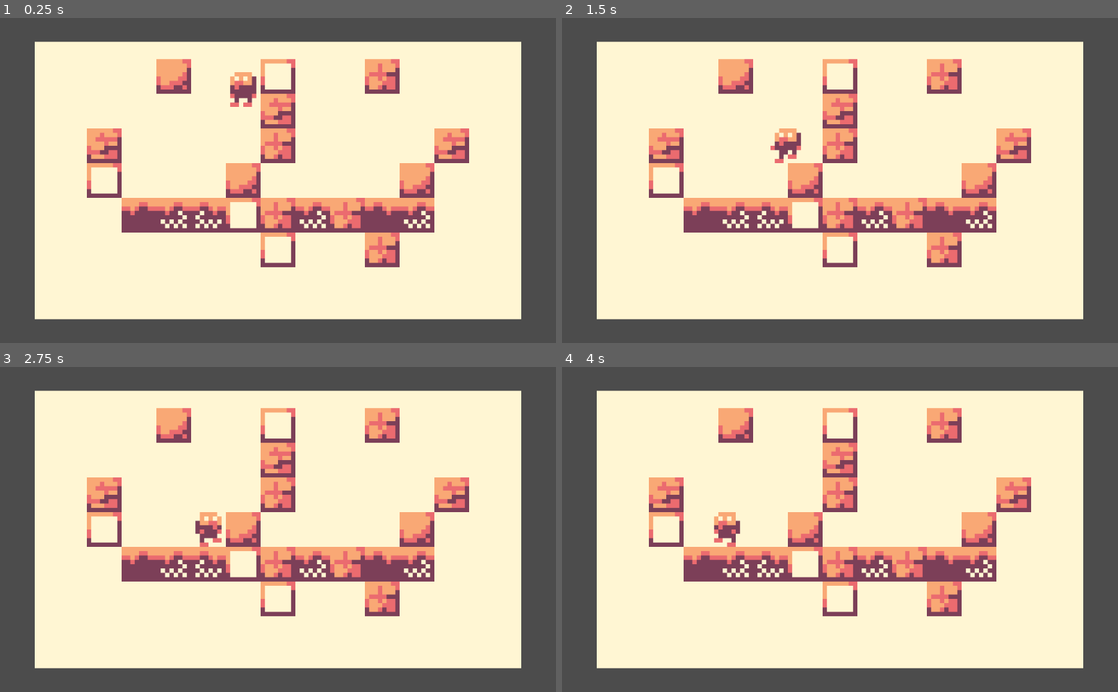
Above: before the commit, frames 1-4 (two rows, left to right).
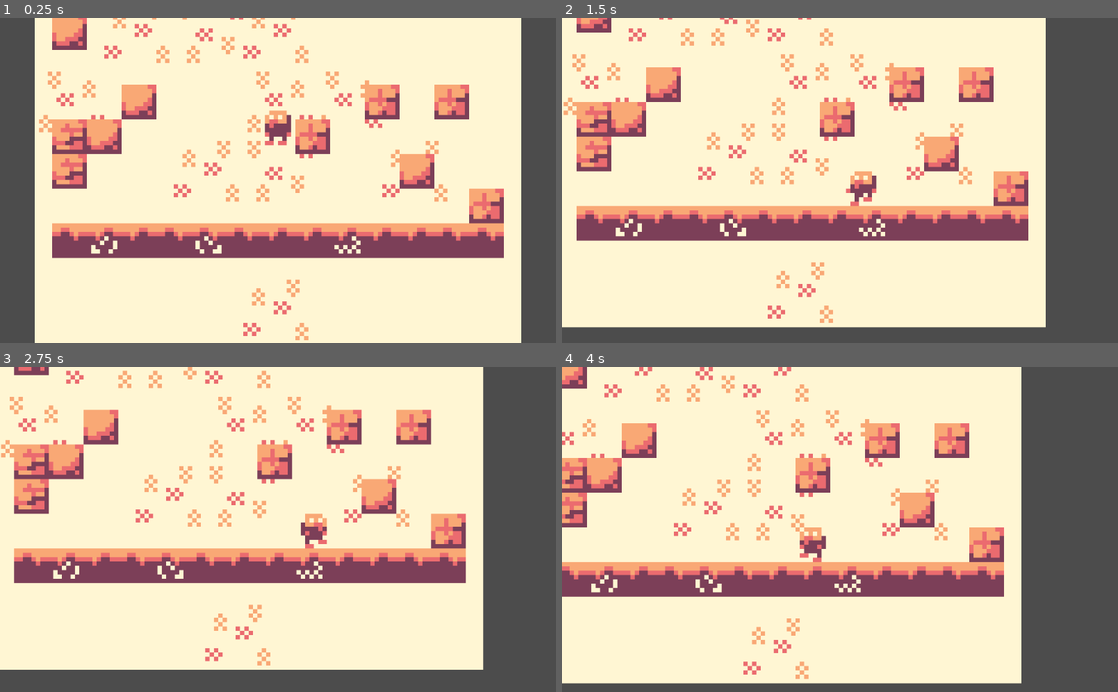
Above: after the commit, the same moments.

Repository: sfu-gdc/gmtk-2021-game
Game: Godot game, scene res://src/test/sample.tscn
Two runs of this game, one before a commit and one after it. Both use one fixed random seed, a clock stepped at 60 frames per second and the inputs below.
Inputs:
- Up to frame 1 (0.25 s): no input
- Up to frame 2 (1.5 s): tap Enter at 0.5 s; hold Right (ui_right) 0.53-1.28 s; tap Home (ui_home) at 0.6, 1.35 s; hold Left (ui_left) from 1.28 s (still down)
- Up to frame 3 (2.75 s): release Left (ui_left) at 2.03 s; hold Right (ui_right) from 2.03 s (still down); tap Home (ui_home) at 2.1 s
- Up to frame 4 (4 s): release Right (ui_right) at 2.78 s; hold Up (ui_up) 2.78-3.53 s; tap Home (ui_home) at 2.85, 3.6 s; hold Left (ui_left) from 3.53 s (still down)

The runs differ from the first frame. In frame 1, 38% of the frame differs, in the area x 6-94%, y 0-100%; in frame 2, 41%; in frame 3, 37%; in frame 4, 46%, in the area x 0-94%, y 0-98%.

Commit message:
Added scrolling camera & improved map generation
random blocks also appear from both sides and move inwards

Diff:
--- a/src/test/Camera2D.gd
+++ /dev/null
@@ -1,5 +0,0 @@
-extends Camera2D
-
-
-func _ready():
-	pass
--- a/src/test/Player.gd
+++ b/src/test/Player.gd
@@ -39,6 +39,7 @@
 
 # object properties:
 
+var infinite_jumping = false
 var touching_ground = true
 var jump_time_limit = 0.1 # must wait ~100ms between jumps no matter what
 var jump_timer = 0
@@ -57,7 +58,7 @@
 	body.set_mode(RigidBody2D.MODE_CHARACTER)
 	body.set_position(Vector2(0, -24))
 
-	self.add_child(body)
+	#self.add_child(body)
 
 # for animations
 func _process(delta):
@@ -66,6 +67,9 @@
 		sprite.set_texture(left_anim[anim_step])
 	elif Input.is_action_pressed("ui_right"):
 		sprite.set_texture(right_anim[anim_step])
+
+	if Input.is_action_just_pressed("ui_home"):
+		infinite_jumping = not infinite_jumping
 
 	if anim_on:
 		if cur_time >= step_time: # case: update animation frame
@@ -89,7 +93,7 @@
 	elif not _physics_is_touching_ground():
 		touching_ground = false
 
-	if Input.is_action_just_pressed("ui_up") && touching_ground:
+	if Input.is_action_just_pressed("ui_up") && (touching_ground || infinite_jumping):
 		body.apply_central_impulse(Vector2(0, -85))
 		touching_ground = false
 	elif Input.is_action_pressed("ui_left"):
--- a/src/test/SpriteManager.gd
+++ b/src/test/SpriteManager.gd
@@ -8,6 +8,7 @@
 const block3_rect = Rect2(2*8, 2*8, 8, 8)
 const block4_rect = Rect2(2*8, 3*8, 8, 8)
 const background_rect = Rect2(6*8, 0, 16, 16)
+const background_rect_pattern = Rect2(6*8, 16, 16, 16)
 
 var spritesheet = load("res://res/sample_tileset.png")
 
--- a/src/test/World.gd
+++ b/src/test/World.gd
@@ -1,6 +1,7 @@
 extends Node2D
 
 const util = preload("res://src/util.gd")
+const block_behaviour = preload("res://src/test/block_behaviour.gd")
 
 onready var sprite_manager_ref = get_node(NodePath("/root/Sample/SpriteManager"))
 onready var background_ref = find_node("Background")
@@ -23,16 +24,32 @@
 	sprite_manager_ref.get_tex(sprite_manager_ref.get("block4_rect"))
 ]
 
+# Map info
+
+const map_size = Vector2(13, 32)
+const num_init_tiles = 50
+var world_map = []
+
+# Block spawing:
+
+var time_to_spawn_block = 1.0 # TODO: need to make this slowly increase, but start small. (need a few bursts & beginning to keep players on their toes.)
+var block_timer = 0.0
+
+# Prebuilt Functions:
+
 # This class builds the world
 func _ready():
 	rand.seed = 99 # TODO: get this from current time
 
 	# create background
 	background_ref.position = Vector2(-48, -24)
-	for y in range(0, 4):
-		for x in range(0, 7):
+	for y in range(-map_size.y/2, 4):
+		for x in range(0, map_size.x/2 + 1):
 			var back_node = Sprite.new()
-			back_node.set_texture(sprite_manager_ref.get("background_tex"))
+			if rand.randi_range(0, 2) == 0:
+				back_node.set_texture(sprite_manager_ref.get_tex(sprite_manager_ref.get("background_rect_pattern")))
+			else:
+				back_node.set_texture(sprite_manager_ref.get_tex(sprite_manager_ref.get("background_rect")))
 			back_node.set_position(Vector2(x*16, y*16))
 			back_node.flip_h = rand.randi_range(0, 1) == 0
 			back_node.flip_v = rand.randi_range(0, 1) == 0
@@ -41,37 +58,77 @@
 
 	# create ground
 	ground_ref.position = Vector2(-32, 8)
-	for x in range(0, 9):
+	var offset = Vector2(-16, 0)
+	for x in range(0, map_size.x):
+		var body = util.static_rect_body(Vector2(8, 8))
+		body.set_friction(0.0)
+
 		var ground_node = Sprite.new()
 		ground_node.set_texture(util.random_in(ground_choices, rand))
-		ground_node.set_position(Vector2(x*8, 0))
+		ground_node.set_position(Vector2(x*8, 0) + offset)
 		ground_node.flip_h = rand.randi_range(0, 1) == 0
-		var body = util.static_rect_body(Vector2(8, 8))
-		body.set_friction(0.0)
 		ground_node.add_child(body)
+
 		ground_ref.add_child(ground_node)
 
 	# create objects
 	objects_ref.position = Vector2(-48, -24)
-	var taken_locations = {}
-	for i in range(0, 15):
-		var random_loc = Vector2(rand.randi_range(0, 10) * 8 + 8, rand.randi_range(-1, 4) * 8 + 8)
-		while random_loc in taken_locations:
-			random_loc = Vector2(rand.randi_range(0, 10) * 8 + 8, rand.randi_range(-1, 4) * 8 + 8)
-		taken_locations[random_loc] = true
+	world_map = util.list_comprehension(world_map, range(0, map_size.x * map_size.y), -1)
+	for i in range(0, num_init_tiles):
+		# TODO: assert a closeness measure -> can't be too close to another block or can't make groups that are too large
+		var random_loc = random_tile_in_map()
+		while util.mat2_get(world_map, map_size.x, random_loc) != -1:
+			random_loc = random_tile_in_map()
 
-		#var shape = RectangleShape2D.new()
-		#shape.extents = Vector2(4, 4)
-
-		#var collider = CollisionShape2D.new()
-		#collider.set_shape(shape)
-
-		#var body = StaticBody2D.new()
-		#body.add_child(collider)
+		var block_id = rand.randi_range(0, len(block_choices)-1)
+		util.mat2_set(world_map, map_size.x, random_loc, block_id)
 
 		var block = Sprite.new()
-		block.set_texture(util.random_in(block_choices, rand))
-		block.set_position(random_loc)
+		block.set_texture(block_choices[block_id])
+		block.set_position(random_loc * 8)
 		block.add_child(util.static_rect_body(Vector2(8, 8)))
 
 		objects_ref.add_child(block)
+
+func _process(delta):
+	block_timer += delta
+
+	if block_timer >= time_to_spawn_block:
+		block_timer -= time_to_spawn_block
+
+		var loc = null
+		var dir = null
+		match rand.randi_range(0, 1):
+			0:
+				loc = Vector2(-2, rand.randi_range(4, -24)) * 8 # TODO: only do this around the player's screen.
+				dir = "right"
+			1:
+				loc = Vector2(14, rand.randi_range(4, -24)) * 8
+				dir = "left"
+		spawn_block(loc, dir) # TODO: (LOW) eventually, start spawning multiple blocks at the same time.
+
+# Custom Functions:
+
+func spawn_block(loc, dir):
+	var tex_id = rand.randi_range(0, len(block_choices)-1)
+
+	var block_body = util.static_rect_body(Vector2(8, 8))
+	block_body.set_position(loc)
+	block_body.set_name("Body")
+
+	var block_sprite = Sprite.new()
+	block_sprite.set_texture(block_choices[tex_id]) # pick a random texture
+	block_sprite.set_position(loc)
+	block_sprite.set_name("Sprite")
+
+	var block = Node.new()
+	block.add_child(block_body)
+	block.add_child(block_sprite)
+	block.set_script(block_behaviour)
+	block.set("block_id", tex_id)
+	block.set("move_dir", dir)
+
+	objects_ref.add_child(block)
+
+func random_tile_in_map():
+	return Vector2(rand.randi_range(-1, 13), rand.randi_range(-32+4, 0+4))
--- /dev/null
+++ b/src/test/block_behaviour.gd
@@ -0,0 +1,34 @@
+extends Node
+
+const util = preload("res://src/util.gd")
+
+onready var world_ref = get_node("/root/Sample/World/")
+var body = null
+var sprite = null
+
+var block_id = null
+var move_dir = null
+var offset = null
+
+var block_speed = 2.0
+
+func _ready():
+	print("block instantiated " + str(block_id))
+	body = get_child(0)
+	sprite = get_child(1)
+	match move_dir:
+		"left":
+			offset = Vector2(-1, 0)
+		"right":
+			offset = Vector2(1, 0)
+
+func _process(delta):
+	var last_pos = sprite.position
+
+	body.position += offset * delta * block_speed
+	sprite.position = util.vec_round(body.position)
+
+	# I'm not sorry about this line
+	#if sprite.position != last_pos && abs(sprite_pos.x % 8) < 0.01 && abs(sprite_pos.y % 8) < 0.01 && util.mat2_get(world_ref.get("world_map"), world_ref.get("map_size").x, sprite.position / 8 + offset) == true:
+		# TODO: offset & move the entire row
+		#pass
--- /dev/null
+++ b/src/test/camera_follow.gd
@@ -0,0 +1,19 @@
+extends Camera2D
+
+onready var player_body_ref = get_node(NodePath("/root/Sample/World/Player/Body"))
+var pan_speed = 1.25
+var tracking_offset = Vector2(0, 0)
+
+var only_x = false
+
+func _ready():
+	tracking_offset = Vector2(4, 4) + Vector2(0, 8);
+
+func _process(delta):
+	var target = (player_body_ref.position) - self.get_camera_position()
+	var translate = null
+	if only_x:
+		translate = Vector2(0, target.y) * delta * pan_speed
+	else:
+		translate = target * delta * pan_speed
+	self.translate(translate)
--- a/src/test/sample.tscn
+++ b/src/test/sample.tscn
@@ -2,7 +2,7 @@
 
 [ext_resource path="res://src/test/SpriteManager.gd" type="Script" id=1]
 [ext_resource path="res://src/test/Player.gd" type="Script" id=2]
-[ext_resource path="res://src/test/Camera2D.gd" type="Script" id=3]
+[ext_resource path="res://src/test/camera_follow.gd" type="Script" id=3]
 [ext_resource path="res://src/test/MusicPlayer.gd" type="Script" id=4]
 [ext_resource path="res://res/fami-4-festival-loop.wav" type="AudioStream" id=5]
 [ext_resource path="res://src/test/World.gd" type="Script" id=6]
--- a/src/util.gd
+++ b/src/util.gd
@@ -25,3 +25,15 @@
 
 static func vec_round(vec):
 	return Vector2(round(vec.x), round(vec.y))
+
+# for when treating a list as a matrix
+static func mat2_get(mat_list, width, vec2):
+	return mat_list[vec2.x + width * vec2.y]
+static func mat2_set(mat_list, width, vec2, val):
+	mat_list[vec2.x + width * vec2.y] = val
+
+# inits a list to val.
+static func list_comprehension(list1, list2, val):
+	for x in list2:
+		list1.append(val)
+	return list1
